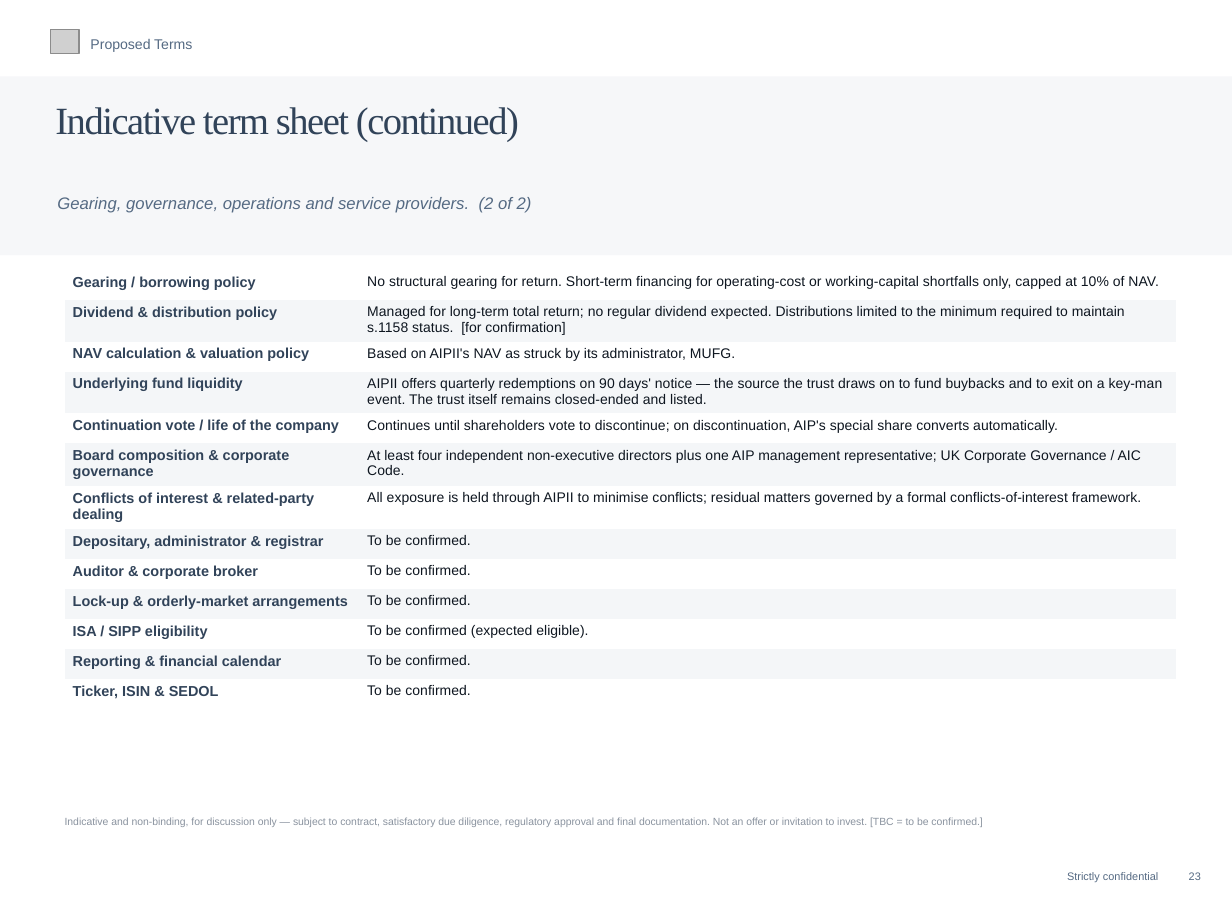
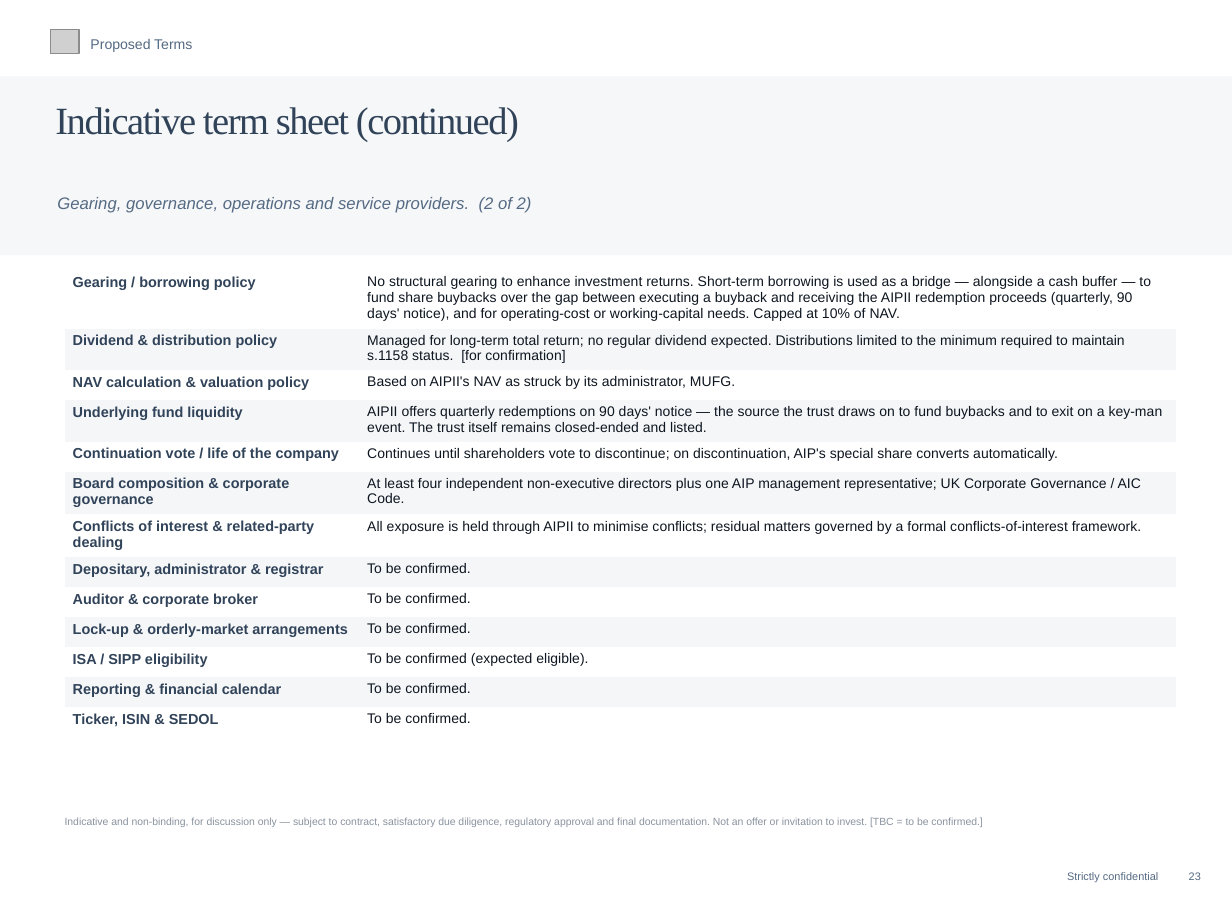
Before and after one commit to charette-lab/Claude, a slide deck: slide 23 of UK_Investment_Trust_Proposal.pptx. Drawn at 1232x924 pixels with LibreOffice and Linux fonts; fonts in the diff are those of the drawing; grey boxes stand for pictures. Boxes give left, top, right and bottom in pixels: in the first picture for what was removed or moved away, otherwise in the second. Text is boxed around its words. In the diff, an @@ line names an element or a change of style, - is before the commit and + after.

```diff
--- a/UK_Investment_Trust_Proposal.pptx
+++ b/UK_Investment_Trust_Proposal.pptx
@@ table at <box>65,270,1175,731</box> @@
-row 1, column 2: No structural gearing for return. Short-term financing for operating-cost or working-capital shortfalls only, capped at 10% of NAV.
+row 1, column 2: No structural gearing to enhance investment returns. Short-term borrowing is used as a bridge — alongside a cash buffer — to fund share buybacks over the gap between executing a buyback and receiving the AIPII redemption proceeds (quarterly, 90 days' notice), and for operating-cost or working-capital needs. Capped at 10% of NAV.
```
